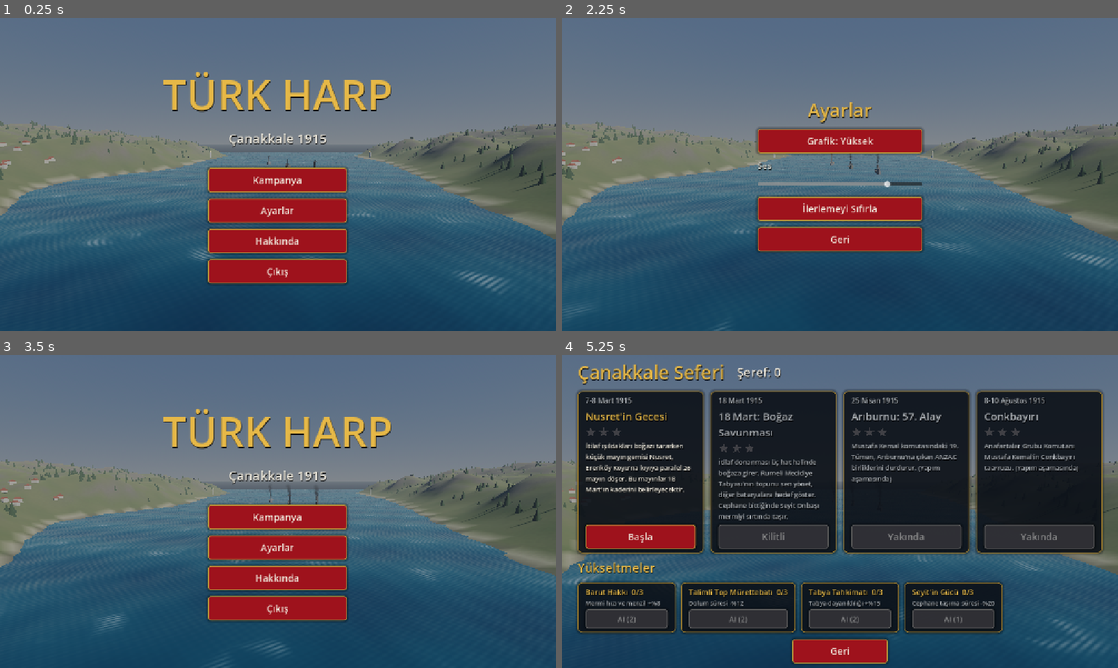
Above: before the commit, frames 1-4 (two rows, left to right).
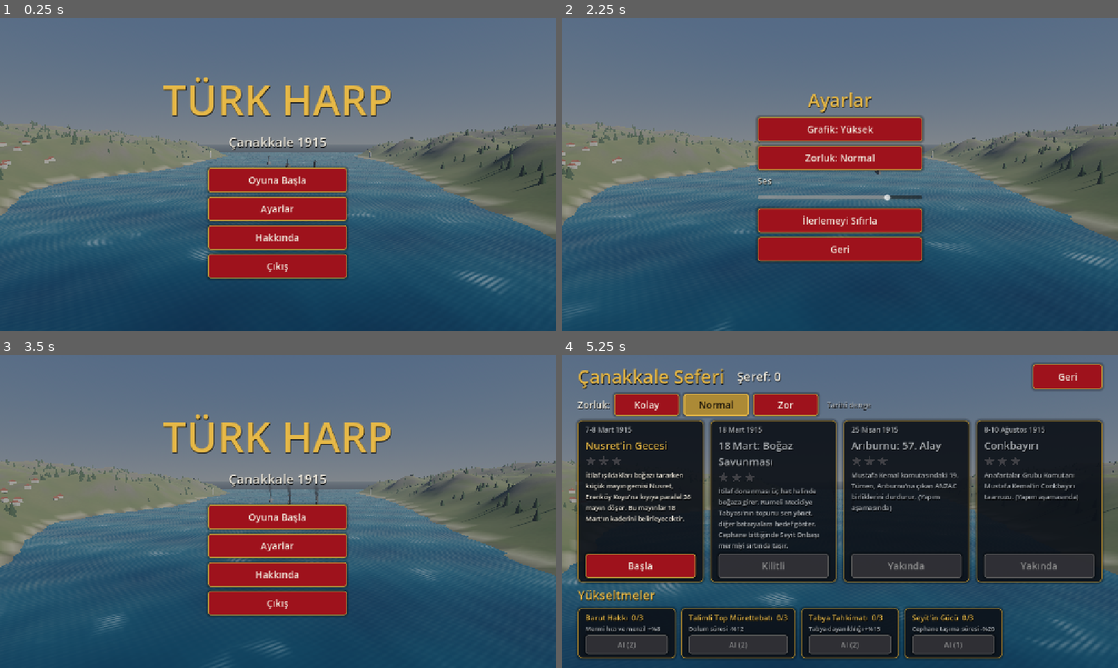
Above: after the commit, the same moments.

Repository: sertacgul/Turk-Harp
Game: Godot game, scene res://scenes/main_menu.tscn
Two runs of this game, one before a commit and one after it. Both use one fixed random seed, a clock stepped at 60 frames per second and the inputs below.
Inputs (mouse positions are in pixels of both pictures, inside the frame that each line leads up to):
- Up to frame 1 (0.25 s): no input
- Up to frame 2 (2.25 s): click (840, 180) at 0.5 s, where only the run before the commit has a clickable "Kampanya"; click "Geri" at 1.25 s; click "Ayarlar" at 2 s
- Up to frame 3 (3.5 s): click "İlerlemeyi Sıfırla" at 2.75 s
- Up to frame 4 (5.25 s): click "Hakkında" at 3.5 s; click "Geri" at 4.25 s; click (840, 517) at 5 s, where only the run after the commit has a clickable "Oyuna Başla"

The runs differ from the first frame. In frame 1, 5.3% of the frame differs, in the area x 29-71%, y 17-86%; in frame 2, 8.8%; in frame 3, 5.3%; in frame 4, 50%, in the area x 2-98%, y 2-99%.

Commit message:
Add difficulty levels and rename Kampanya to Oyuna Basla
Kolay/Normal/Zor scale enemy damage and accuracy, player damage, searchlight
detection speed and honor rewards. Difficulty is chosen on the mission screen
or in settings and shown in briefings and results.

Co-Authored-By: Claude Opus 5.5 <noreply@anthropic.com>
Claude-Session: https://claude.ai/code/session_016UTW5sDBQTeP8ZEDVH7HZv

Diff:
--- a/scripts/core/game_state.gd
+++ b/scripts/core/game_state.gd
@@ -45,6 +45,14 @@
 	"seyit": {"title": "Seyit'in Gücü", "desc": "Cephane taşıma süresi -%20", "costs": [1, 3, 5]},
 }
 
+## Zorluk çarpanları. enemy_damage: düşman hasarı, enemy_scatter: düşman isabetsizliği,
+## player_damage: oyuncu hasarı, detection: ışıldak tespit hızı, honor: kazanılan Şeref.
+const DIFFICULTIES := {
+	"kolay": {"title": "Kolay", "enemy_damage": 0.6, "enemy_scatter": 1.35, "player_damage": 1.3, "detection": 0.6, "honor": 0.75},
+	"normal": {"title": "Normal", "enemy_damage": 1.0, "enemy_scatter": 1.0, "player_damage": 1.0, "detection": 1.0, "honor": 1.0},
+	"zor": {"title": "Zor", "enemy_damage": 1.45, "enemy_scatter": 0.75, "player_damage": 0.85, "detection": 1.45, "honor": 1.5},
+}
+
 ## Varsayılan (tarihî) mayın hattı: Erenköy Koyu'nda kıyıya paralel 26 mayın.
 var default_mines: Array[Vector3] = []
 
@@ -52,7 +60,7 @@
 var honor := 0
 var upgrades := {"range": 0, "reload": 0, "armor": 0, "seyit": 0}
 var laid_mines: Array[Vector3] = []
-var settings := {"quality": "high", "sfx": 0.8}
+var settings := {"quality": "high", "sfx": 0.8, "difficulty": "normal"}
 var current_mission := ""
 
 
@@ -104,6 +112,26 @@
 	return laid_mines if laid_mines.size() > 0 else default_mines
 
 
+func difficulty() -> String:
+	var d: String = settings.get("difficulty", "normal")
+	return d if DIFFICULTIES.has(d) else "normal"
+
+
+func difficulty_title() -> String:
+	return DIFFICULTIES[difficulty()]["title"]
+
+
+## Seçili zorluğun çarpanı (ör. diff("enemy_damage")).
+func diff(key: String) -> float:
+	return DIFFICULTIES[difficulty()][key]
+
+
+func set_difficulty(d: String) -> void:
+	if DIFFICULTIES.has(d):
+		settings["difficulty"] = d
+		save_game()
+
+
 func high_quality() -> bool:
 	return settings.get("quality", "high") == "high"
 
--- a/scripts/missions/mission_base.gd
+++ b/scripts/missions/mission_base.gd
@@ -135,7 +135,7 @@
 
 func show_briefing(title: String, date: String, body: String, notes: Array) -> void:
 	var box := _overlay_panel()
-	box.add_child(UiTheme.label(date, 18, UiTheme.MUTED, HORIZONTAL_ALIGNMENT_CENTER))
+	box.add_child(UiTheme.label("%s  ·  Zorluk: %s" % [date, GameState.difficulty_title()], 18, UiTheme.MUTED, HORIZONTAL_ALIGNMENT_CENTER))
 	box.add_child(UiTheme.label(title, 40, UiTheme.GOLD, HORIZONTAL_ALIGNMENT_CENTER))
 	box.add_child(UiTheme.wrap_label(body, 19, UiTheme.TEXT, 720))
 	for n in notes:
@@ -161,6 +161,7 @@
 		return
 	finished = true
 	running = false
+	honor_gain = int(round(honor_gain * GameState.diff("honor")))
 	if success:
 		GameState.complete(mission_id, earned_stars, honor_gain)
 	var box := _overlay_panel()
@@ -169,14 +170,14 @@
 		var cc := CenterContainer.new()
 		cc.add_child(StarRow.new(earned_stars, 44.0))
 		box.add_child(cc)
-		box.add_child(UiTheme.label("+%d Şeref" % honor_gain, 24, UiTheme.GOLD, HORIZONTAL_ALIGNMENT_CENTER))
+		box.add_child(UiTheme.label("+%d Şeref  ·  Zorluk: %s" % [honor_gain, GameState.difficulty_title()], 24, UiTheme.GOLD, HORIZONTAL_ALIGNMENT_CENTER))
 	for l in lines:
 		box.add_child(UiTheme.wrap_label(str(l), 19, UiTheme.TEXT, 720))
 	var row := HBoxContainer.new()
 	row.alignment = BoxContainer.ALIGNMENT_CENTER
 	row.add_theme_constant_override("separation", 16)
 	row.add_child(UiTheme.button("Tekrar", _restart, 200))
-	row.add_child(UiTheme.button("Kampanya", _to_menu, 240))
+	row.add_child(UiTheme.button("Görevler", _to_menu, 240))
 	box.add_child(row)
 
 
@@ -202,7 +203,7 @@
 		box.add_child(UiTheme.label("DURAKLATILDI", 40, UiTheme.GOLD, HORIZONTAL_ALIGNMENT_CENTER))
 		box.add_child(UiTheme.button("Devam", toggle_pause))
 		box.add_child(UiTheme.button("Yeniden Başla", _restart))
-		box.add_child(UiTheme.button("Kampanyaya Dön", _to_menu))
+		box.add_child(UiTheme.button("Görevlere Dön", _to_menu))
 	elif _pause_panel:
 		_pause_panel.queue_free()
 
--- a/scripts/missions/nusret_night.gd
+++ b/scripts/missions/nusret_night.gd
@@ -312,7 +312,7 @@
 		var ang := rad_to_deg((-sl.global_basis.z).angle_to(to))
 		if ang < 9.0:
 			lit = true
-			detection += delta * (55.0 * (1.0 - d / 900.0) + 18.0)
+			detection += delta * (55.0 * (1.0 - d / 900.0) + 18.0) * GameState.diff("detection")
 	if not lit:
 		detection = maxf(detection - delta * 8.0, 0.0)
 	detection = minf(detection, 100.0)
--- a/scripts/missions/strait_defense.gd
+++ b/scripts/missions/strait_defense.gd
@@ -488,7 +488,7 @@
 	ammo -= 1
 	reload = reload_time()
 	var dir := -player.pitch.global_basis.z
-	_spawn_shell(player.muzzle.global_position, dir * muzzle_speed(), true, true, PLAYER_DAMAGE)
+	_spawn_shell(player.muzzle.global_position, dir * muzzle_speed(), true, true, PLAYER_DAMAGE * GameState.diff("player_damage"))
 	Fx.muzzle_flash(self, player.muzzle.global_position, dir, 1.4)
 	Sfx.play("cannon", 0.0)
 	shake(1.2)
@@ -888,11 +888,11 @@
 	var muzzles: Array = s.parts["muzzles"]
 	var m: Marker3D = muzzles[randi() % muzzles.size()]
 	var from := m.global_position
-	var scatter := 50.0 - minf(elapsed * 0.05, 15.0)
+	var scatter := (50.0 - minf(elapsed * 0.05, 15.0)) * GameState.diff("enemy_scatter")
 	var aim := target.pos() + Vector3(randf_range(-scatter, scatter), 0, randf_range(-scatter, scatter))
 	aim.y = StraitWorld.height_at(aim.x, aim.z)
 	var flight := clampf(from.distance_to(aim) / 160.0, 2.0, 7.0)
-	_spawn_shell(from, _ballistic(from, aim, flight), false, false, randf_range(7.0, 11.0))
+	_spawn_shell(from, _ballistic(from, aim, flight), false, false, randf_range(7.0, 11.0) * GameState.diff("enemy_damage"))
 	Fx.muzzle_flash(self, from, (aim - from).normalized(), 1.6)
 	Sfx.play_at("cannon", from, -2.0)
 
--- a/scripts/ui/main_menu.gd
+++ b/scripts/ui/main_menu.gd
@@ -71,7 +71,7 @@
 	_screen.add_child(cc)
 	var box := VBoxContainer.new()
 	box.alignment = BoxContainer.ALIGNMENT_CENTER
-	box.add_theme_constant_override("separation", 14)
+	box.add_theme_constant_override("separation", 10)
 	cc.add_child(box)
 	return box
 
@@ -83,7 +83,7 @@
 	var spacer := Control.new()
 	spacer.custom_minimum_size.y = 20
 	box.add_child(spacer)
-	for item in [["Kampanya", show_campaign], ["Ayarlar", show_settings], ["Hakkında", show_about]]:
+	for item in [["Oyuna Başla", show_campaign], ["Ayarlar", show_settings], ["Hakkında", show_about]]:
 		var cc := CenterContainer.new()
 		cc.add_child(UiTheme.button(item[0], item[1], 320))
 		box.add_child(cc)
@@ -99,7 +99,14 @@
 	head.add_theme_constant_override("separation", 30)
 	head.add_child(UiTheme.label("Çanakkale Seferi", 42, UiTheme.GOLD))
 	head.add_child(UiTheme.label("Şeref: %d" % GameState.honor, 28, UiTheme.TEXT))
+	var spacer := Control.new()
+	spacer.size_flags_horizontal = Control.SIZE_EXPAND_FILL
+	head.add_child(spacer)
+	var back := UiTheme.button("Geri", show_main, 160)
+	back.custom_minimum_size.y = 46
+	head.add_child(back)
 	box.add_child(head)
+	box.add_child(_difficulty_row())
 	var row := HBoxContainer.new()
 	row.add_theme_constant_override("separation", 16)
 	box.add_child(row)
@@ -111,14 +118,33 @@
 	box.add_child(ups)
 	for key in GameState.UPGRADES:
 		ups.add_child(_upgrade_card(key))
-	var cc := CenterContainer.new()
-	cc.add_child(UiTheme.button("Geri", show_main, 220))
-	box.add_child(cc)
+
+
+## Kolay / Normal / Zor seçimi; seçili olan altın çerçeveyle vurgulanır.
+func _difficulty_row() -> Control:
+	var row := HBoxContainer.new()
+	row.add_theme_constant_override("separation", 10)
+	row.add_child(UiTheme.label("Zorluk:", 22, UiTheme.TEXT))
+	for key in GameState.DIFFICULTIES:
+		var b := UiTheme.button(GameState.DIFFICULTIES[key]["title"], func() -> void:
+			GameState.set_difficulty(key)
+			show_campaign(), 150)
+		b.custom_minimum_size.y = 44
+		if key == GameState.difficulty():
+			var sel := UiTheme._box(UiTheme.GOLD.darkened(0.25), UiTheme.GOLD, 3)
+			b.add_theme_stylebox_override("normal", sel)
+			b.add_theme_stylebox_override("hover", sel)
+			b.add_theme_color_override("font_color", Color(0.08, 0.06, 0.03))
+			b.add_theme_color_override("font_hover_color", Color(0.08, 0.06, 0.03))
+		row.add_child(b)
+	var hint := {"kolay": "Düşman daha az isabetli, Şeref x0.75", "normal": "Tarihî denge", "zor": "Düşman daha isabetli ve güçlü, Şeref x1.5"}
+	row.add_child(UiTheme.label("  " + hint[GameState.difficulty()], 17, UiTheme.MUTED))
+	return row
 
 
 func _mission_card(m: Dictionary) -> Control:
 	var panel := PanelContainer.new()
-	panel.custom_minimum_size = Vector2(290, 330)
+	panel.custom_minimum_size = Vector2(290, 290)
 	var v := VBoxContainer.new()
 	v.add_theme_constant_override("separation", 8)
 	panel.add_child(v)
@@ -171,6 +197,10 @@
 		GameState.save_game()
 		get_tree().reload_current_scene(), 380)
 	box.add_child(q)
+	box.add_child(UiTheme.button("Zorluk: " + GameState.difficulty_title(), func() -> void:
+		var keys := GameState.DIFFICULTIES.keys()
+		GameState.set_difficulty(keys[(keys.find(GameState.difficulty()) + 1) % keys.size()])
+		show_settings(), 380))
 	box.add_child(UiTheme.label("Ses", 20, UiTheme.TEXT))
 	var slider := HSlider.new()
 	slider.min_value = 0.0
